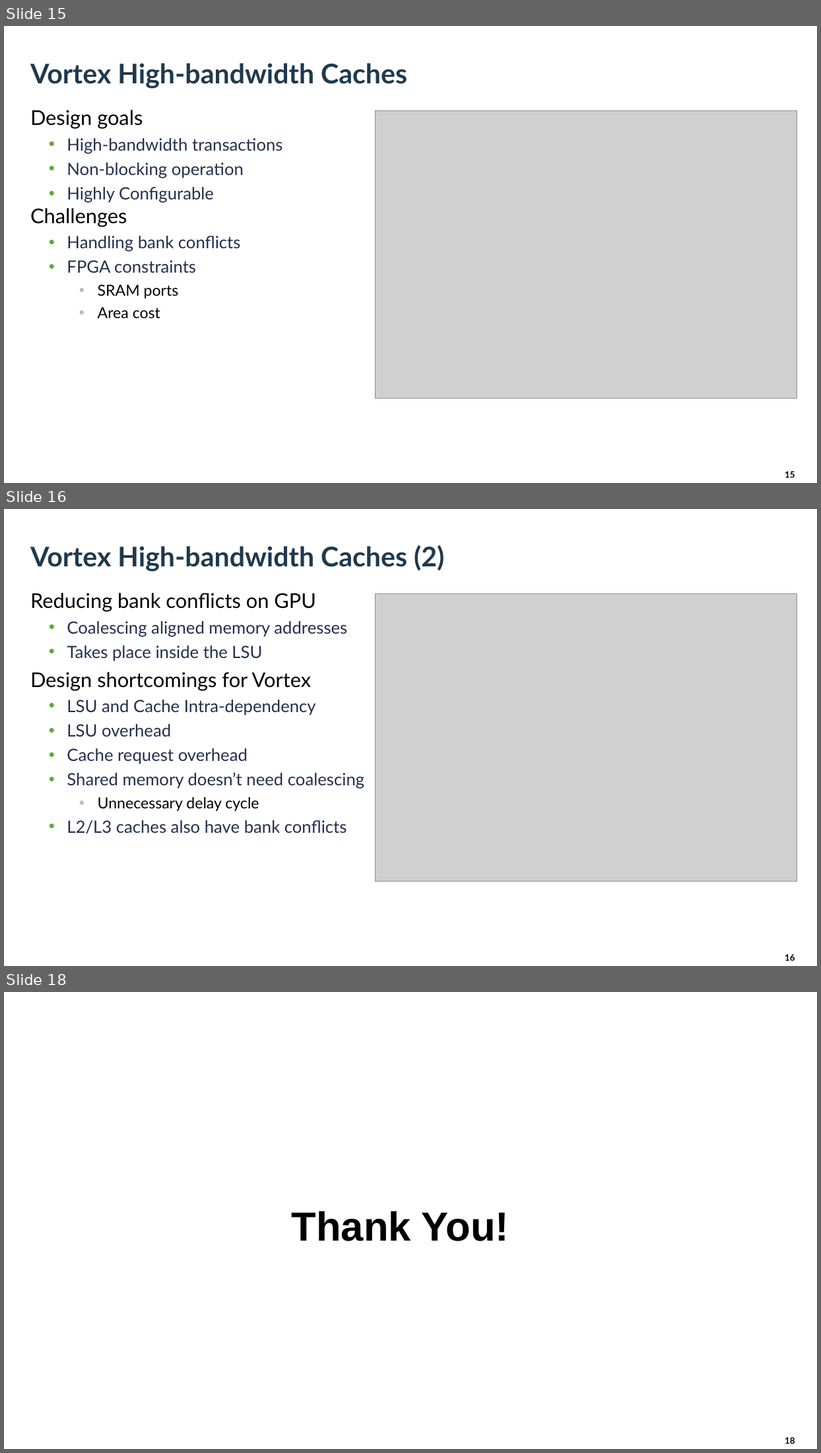
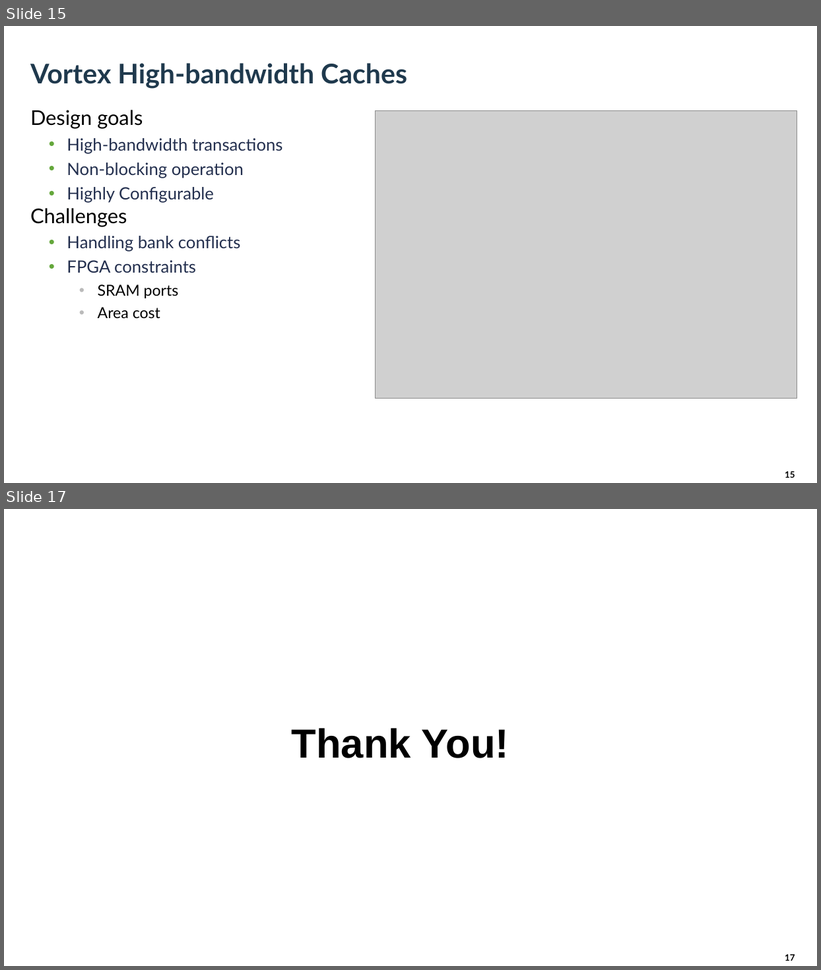
Before and after one commit to vortexgpgpu/vortex_tutorials, a slide deck: Slides_MICRO56/2.vortex_microarchitecture.pptx. Shown one above the other, each under a label of ours: slides 15, 16 and 18 before the commit, slides 15 and 17 after it; the slides between them are not shown. The pictures are 821x1453 and 821x970 pixels, drawn with LibreOffice and Linux fonts; fonts in the diff are those of the drawing; grey boxes stand for pictures; background and template pictures are left out. Boxes give left, top, right and bottom in pixels: in the first picture for what was removed or moved away, otherwise in the second. Text is boxed around its words. In the diff, an @@ line names an element or a change of style, - is before the commit and + after.

```diff
--- a/Slides_MICRO56/2.vortex_microarchitecture.pptx
+++ b/Slides_MICRO56/2.vortex_microarchitecture.pptx
@@ slide 16 removed at (4, 509, 817, 966), background picture (left out) @@
@@ title removed at (30, 545, 444, 572) @@
-Vortex High-bandwidth Caches (2)
@@ text removed at (30, 593, 364, 834) @@
-Reducing bank conflicts on GPU
-  • Coalescing aligned memory addresses
-  • Takes place inside the LSU
-Design shortcomings for Vortex
-  • LSU and Cache Intra-dependency
-  • LSU overhead
-  • Cache request overhead
-  • Shared memory doesn’t need coalescing
-    • Unnecessary delay cycle
-  • L2/L3 caches also have bank conflicts
@@ picture removed at (376, 593, 797, 881) @@
@@ page number removed at (785, 955, 795, 961) @@
-16
@@ what was slide 18 is now slide 17 @@
@@ page number at (785, 955, 795, 961): text changed @@
-18
+17
```
Also in this commit, not shown: 2 slides changed.
